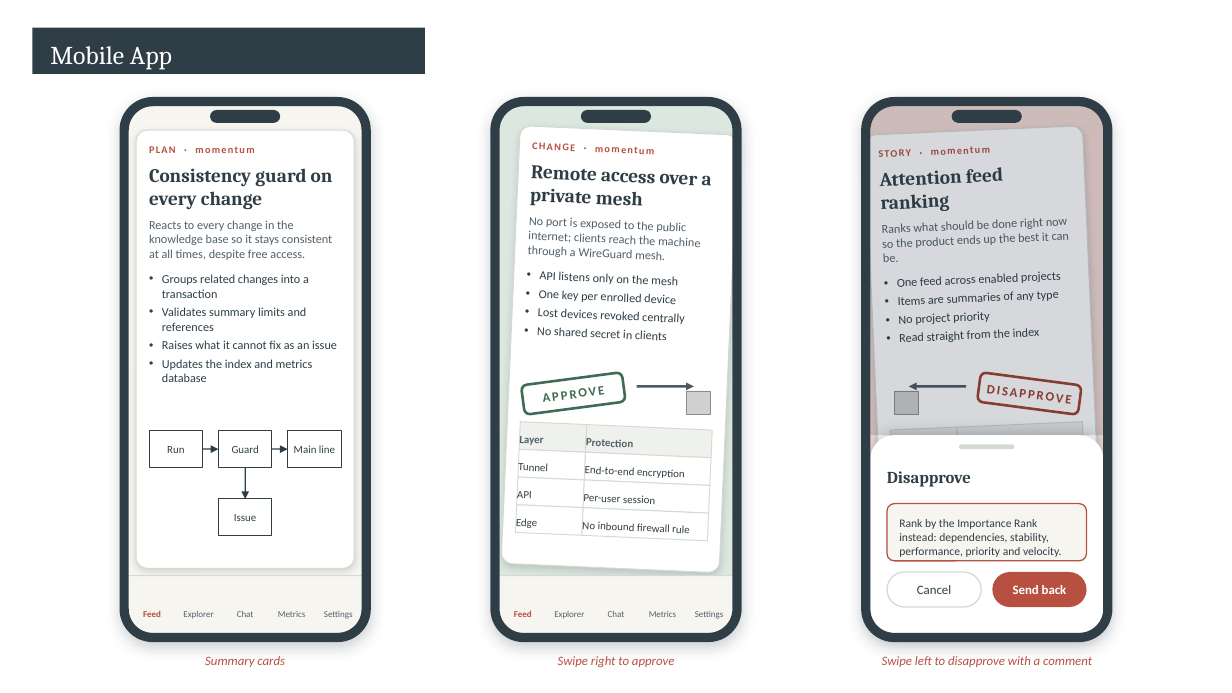
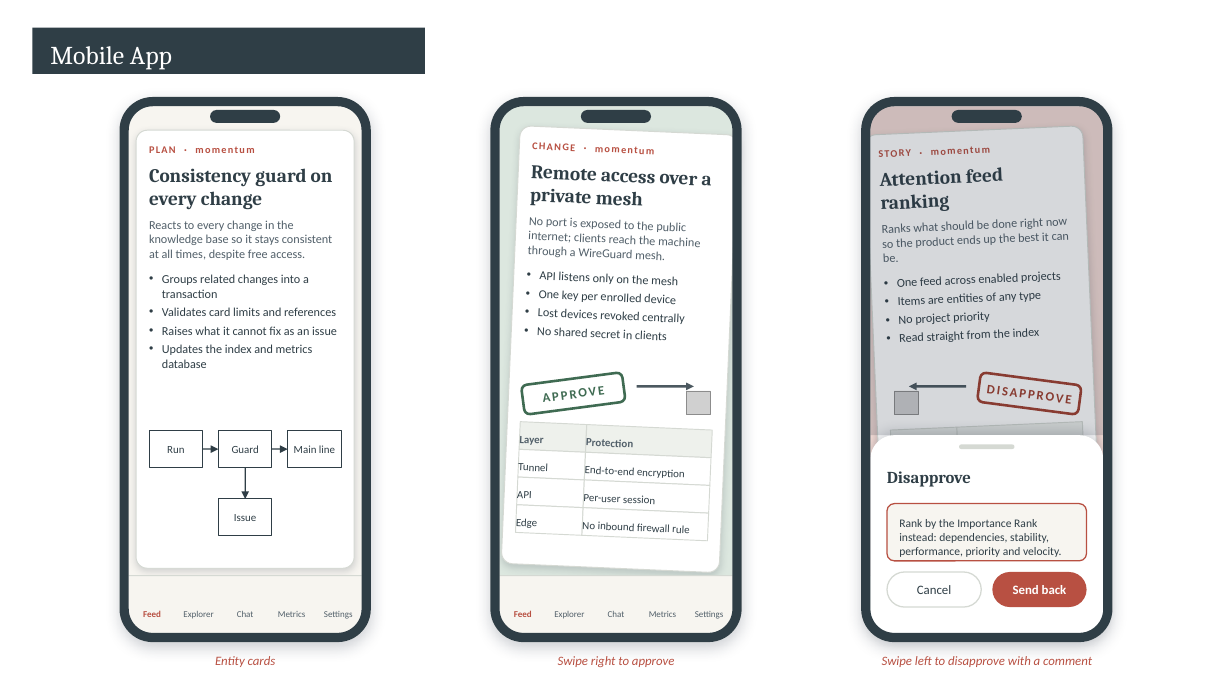
Before and after one commit to Aleksander1111/momentum, a slide deck: slide 2 of harness-diagram.pptx. Drawn at 1232x693 pixels with LibreOffice and Linux fonts; fonts in the diff are those of the drawing; grey boxes stand for pictures; background and template pictures are left out. Boxes give left, top, right and bottom in pixels: in the first picture for what was removed or moved away, otherwise in the second. Text is boxed around its words. In the diff, an @@ line names an element or a change of style, - is before the commit and + after.

```diff
--- a/harness-diagram.pptx
+++ b/harness-diagram.pptx
@@ text at box(898, 292, 1041, 305): text changed @@
-• Items are summaries of any type
+• Items are entities of any type
@@ text at box(162, 307, 336, 316): text changed @@
-• Validates summary limits and references
+• Validates card limits and references
@@ text at box(215, 656, 276, 667): text changed @@
-Summary cards
+Entity cards
```
Also in this commit, not shown: 1 other slide changed, 38 other files.
